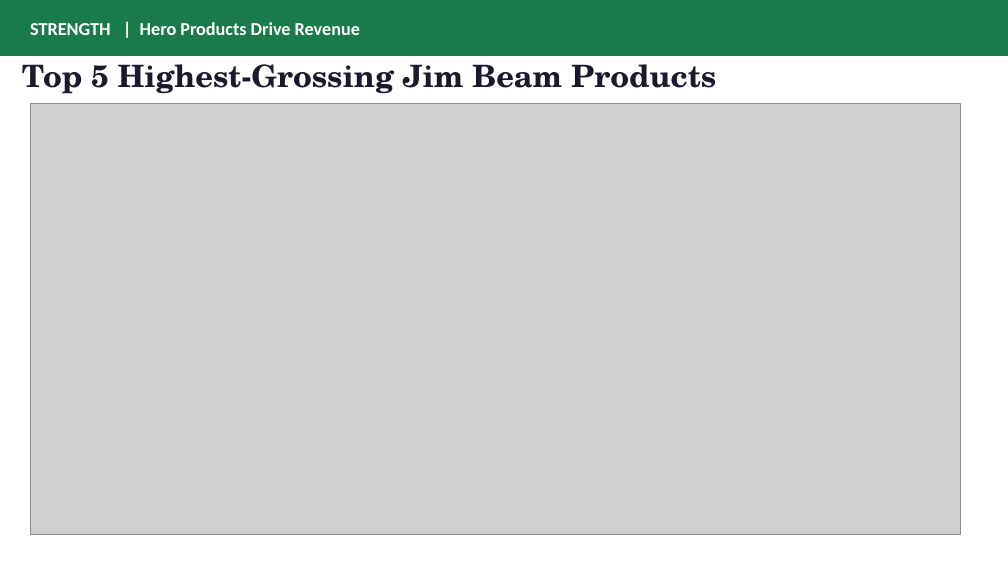
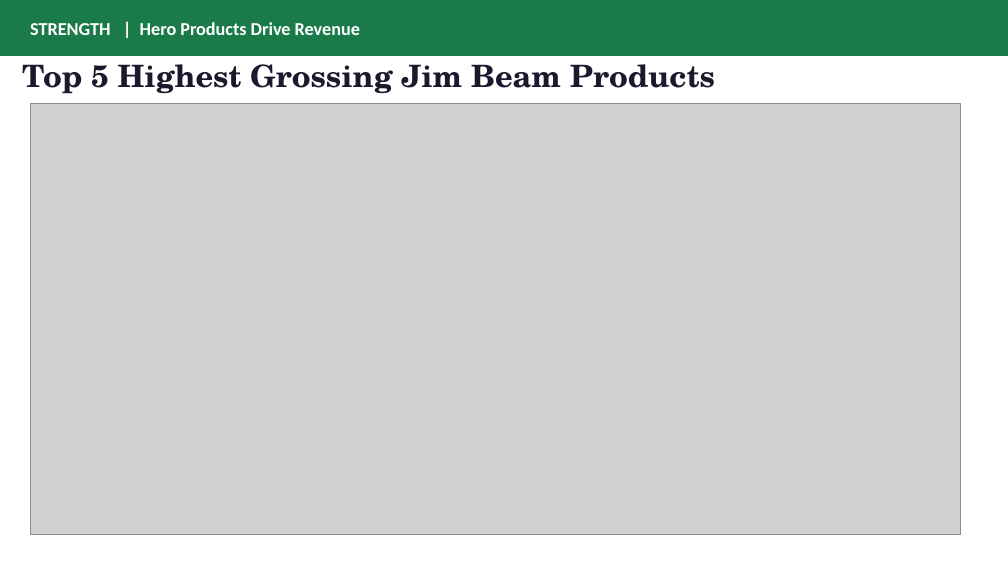
Before and after one commit to caglacelik-web/data-analytics, a slide deck: slide 4 of week-04/Capstone_1/Jim_Beam_5min.pptx. Drawn at 1008x567 pixels with LibreOffice and Linux fonts; fonts in the diff are those of the drawing; grey boxes stand for pictures. Boxes give left, top, right and bottom in pixels: in the first picture for what was removed or moved away, otherwise in the second. Text is boxed around its words. In the diff, an @@ line names an element or a change of style, - is before the commit and + after.

```diff
--- a/week-04/Capstone_1/Jim_Beam_5min.pptx
+++ b/week-04/Capstone_1/Jim_Beam_5min.pptx
@@ text at <box>22,64,715,94</box>: text changed @@
-Top 5 Highest-Grossing Jim Beam Products
+Top 5 Highest Grossing Jim Beam Products
```
Also in this commit, not shown: 1 other slide changed, 1 slide added, 1 slide removed, 1 other file.
